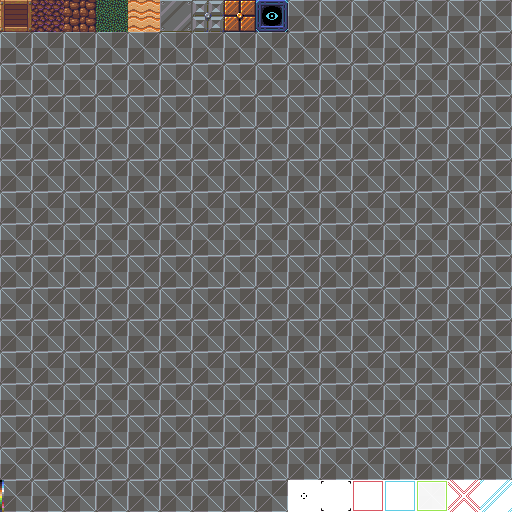
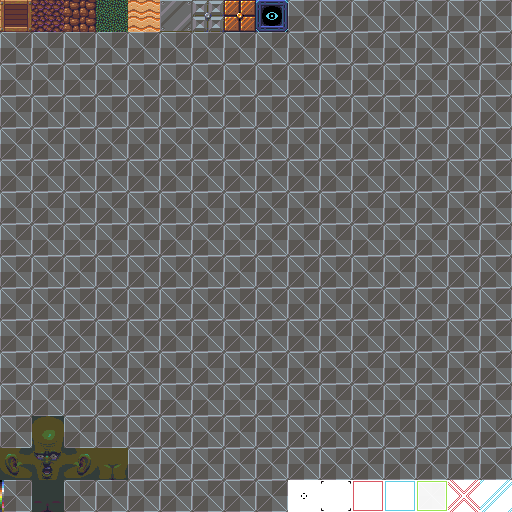
Layered file, before and after one edit (512x512). Changes by layer:
added group "MeeblyGlort" with 1 layers in group "Blocks" over 0, 416, 128, 512
added layer "FaceDude" in group "MeeblyGlort" over 0, 416, 128, 512
